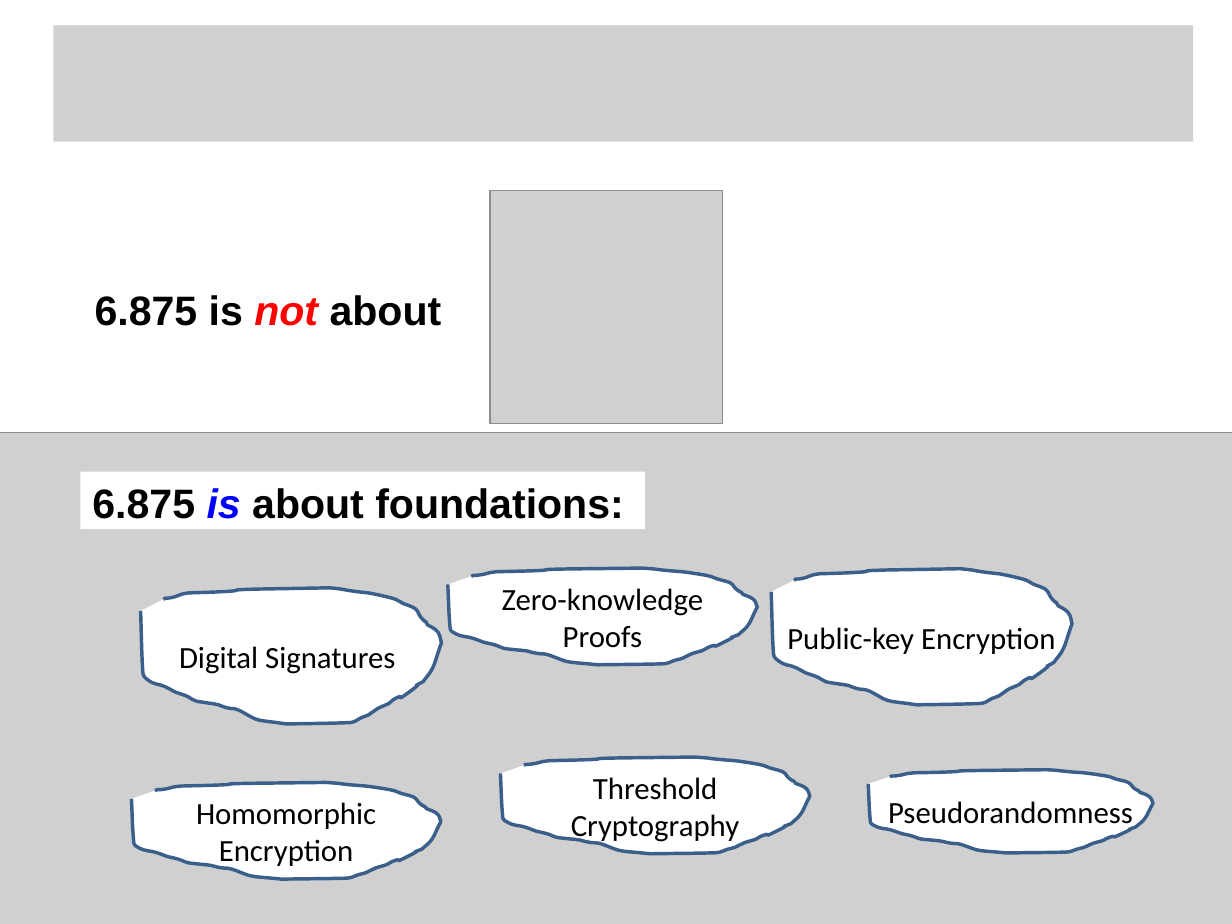
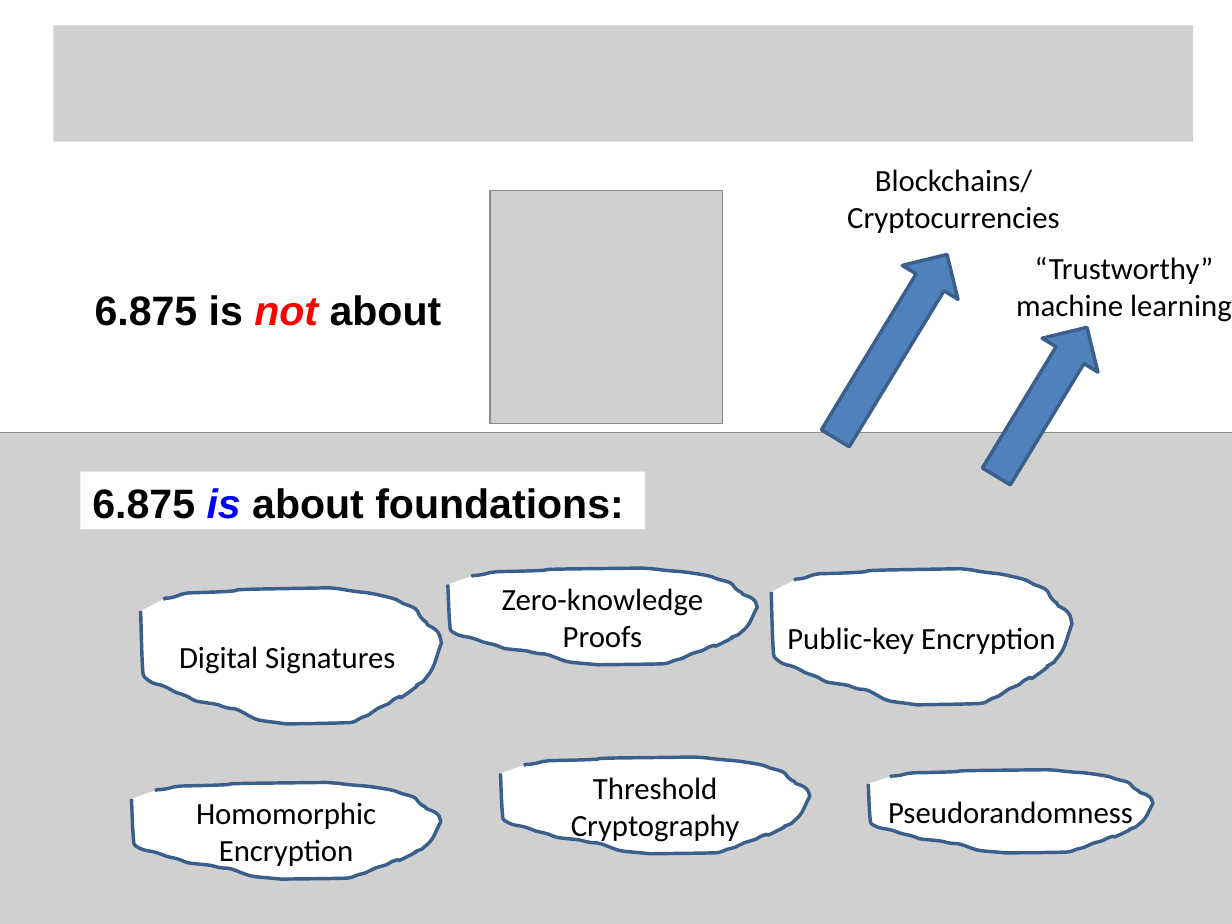
Before and after one commit to mit6875/mit6875.github.io, a slide deck: slide 4 of FA22SLIDES/lec1.pptx (slide 3 before the commit). Drawn at 1232x924 pixels with LibreOffice and Linux fonts; fonts in the diff are those of the drawing; grey boxes stand for pictures. Boxes give left, top, right and bottom in pixels: in the first picture for what was removed or moved away, otherwise in the second. Text is boxed around its words. In the diff, an @@ line names an element or a change of style, - is before the commit and + after.

```diff
--- a/FA22SLIDES/lec1.pptx
+++ b/FA22SLIDES/lec1.pptx
@@ group added at (798, 145, 1232, 493): 2 freeform shapes, 2 up arrows @@
+“Trustworthy” machine learning
+Blockchains/ Cryptocurrencies
```
Also in this commit, not shown: 4 other slides changed, 3 slides added, 1 other file.
